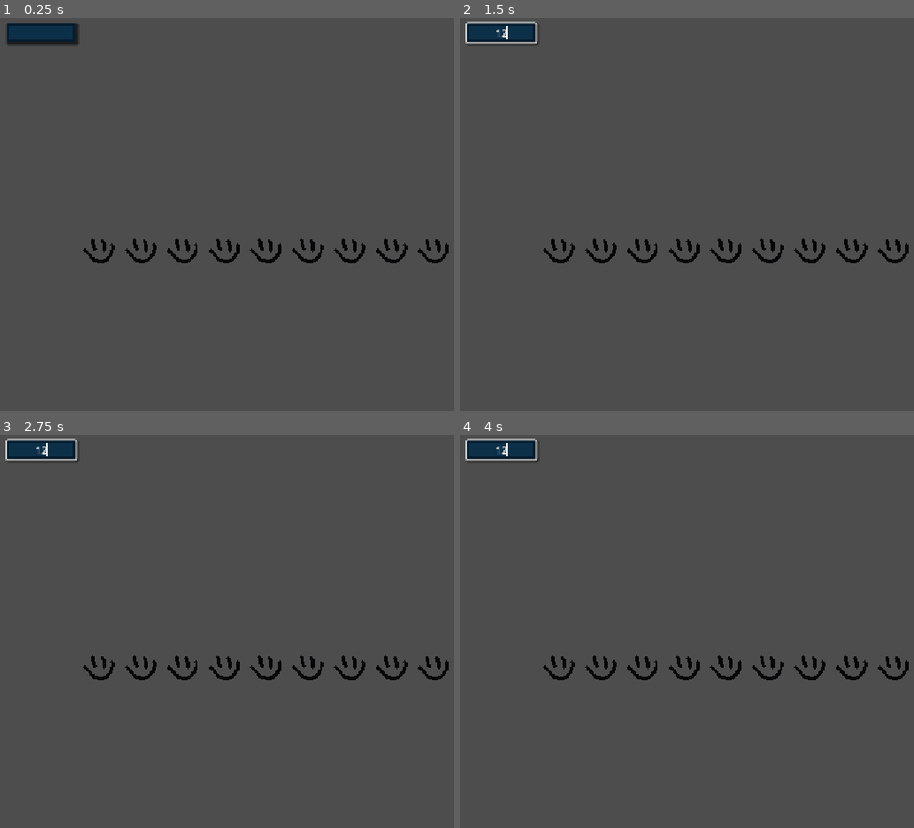
Above: before the commit, frames 1-4 (two rows, left to right).
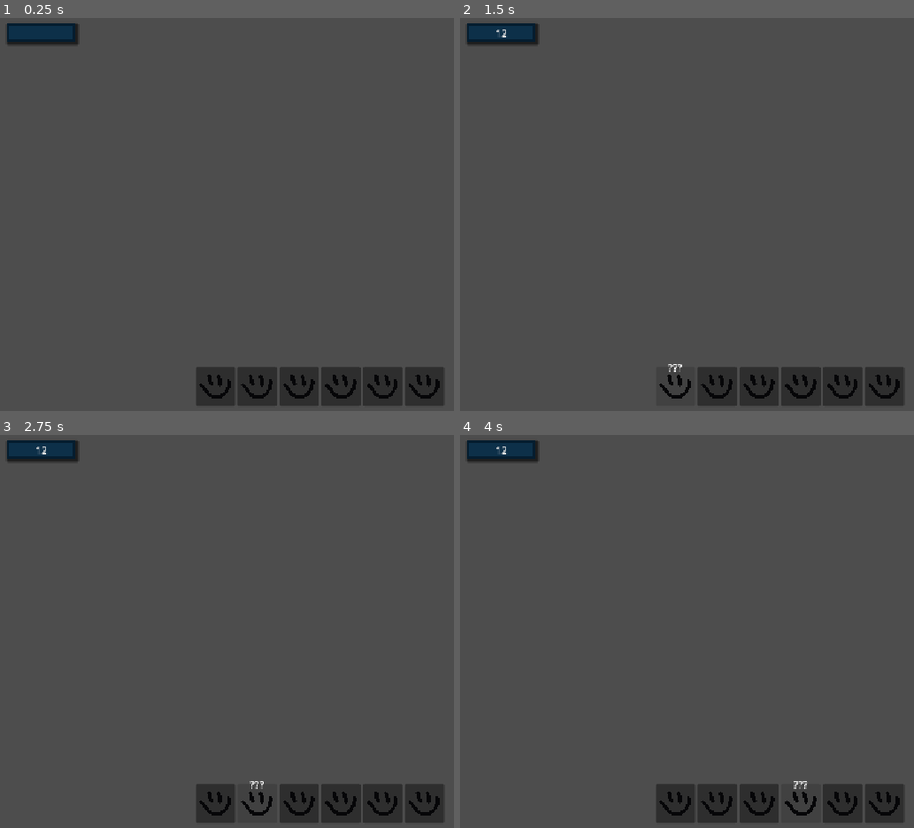
Above: after the commit, the same moments.

Repository: cherryreaper/What-Are-You-Saying
Game: Godot game, scene res://DEBUG/DEBUG_MAIN.tscn
The game is run twice, just before and just after one commit, with the same random seed, the same clock (stepped at 60 frames per second) and the same inputs.
Inputs (mouse positions are in pixels of both pictures, inside the frame that each line leads up to):
- Up to frame 1 (0.25 s): no input
- Up to frame 2 (1.5 s): click (500, 33) at 0.52 s; type "12" at 0.6 s; click (673, 387) at 1.27 s
- Up to frame 3 (2.75 s): click (258, 804) at 2.02 s
- Up to frame 4 (4 s): click (759, 804) at 2.77 s; click (800, 804) at 3.52 s

The runs differ from the first frame. In frame 1, 6.2% of the frame differs, in the area x 18-99%, y 56-99%; in frame 2, 5.8%; in frame 3, 5.8%; in frame 4, 5.8%.
Error before the commit: Invalid assignment of property or key 'player_guess' with value of type 'String' on a base object of type 'Nil'. (res://DEBUG/debug_main.gd:20)
Error after the commit: Invalid assignment of property or key 'player_guess' with value of type 'String' on a base object of type 'Nil'. (res://DEBUG/debug_main.gd:27)

Commit message:
WIP Puzzle Parse System

Diff:
--- a/DEBUG/DEBUG_MAIN.tscn
+++ b/DEBUG/DEBUG_MAIN.tscn
@@ -2,15 +2,88 @@
 
 [ext_resource type="Script" uid="uid://c47jbe88cwnbh" path="res://DEBUG/debug_main.gd" id="1_0ukl2"]
 [ext_resource type="Theme" uid="uid://bpve5arrghm3u" path="res://Art/UI_Themes/Main_UI_Theme.tres" id="2_rlasa"]
+[ext_resource type="PackedScene" uid="uid://c4h3cim0i1ste" path="res://Scenes/Abstracts/Abstract_Symbol.tscn" id="2_suc8q"]
+[ext_resource type="PackedScene" uid="uid://dbvl0d5mb2ysw" path="res://Scenes/UI/SymbolButton.tscn" id="3_vlic3"]
 
 [node name="DebugMain" type="Node2D" unique_id=507934101]
 script = ExtResource("1_0ukl2")
 
+[node name="GridContainer" type="GridContainer" parent="." unique_id=857959154]
+offset_left = 821.0
+offset_top = 88.0
+offset_right = 1021.0
+offset_bottom = 424.0
+columns = 3
+
+[node name="AbstractSymbol" parent="GridContainer" unique_id=325573044 instance=ExtResource("2_suc8q")]
+layout_mode = 2
+
+[node name="AbstractSymbol2" parent="GridContainer" unique_id=611327399 instance=ExtResource("2_suc8q")]
+layout_mode = 2
+
+[node name="AbstractSymbol3" parent="GridContainer" unique_id=1927380578 instance=ExtResource("2_suc8q")]
+layout_mode = 2
+
+[node name="AbstractSymbol4" parent="GridContainer" unique_id=1452075920 instance=ExtResource("2_suc8q")]
+layout_mode = 2
+
+[node name="AbstractSymbol5" parent="GridContainer" unique_id=818794187 instance=ExtResource("2_suc8q")]
+layout_mode = 2
+
+[node name="AbstractSymbol6" parent="GridContainer" unique_id=1074019613 instance=ExtResource("2_suc8q")]
+layout_mode = 2
+
+[node name="AbstractSymbol7" parent="GridContainer" unique_id=273764190 instance=ExtResource("2_suc8q")]
+layout_mode = 2
+
+[node name="AbstractSymbol8" parent="GridContainer" unique_id=1650558197 instance=ExtResource("2_suc8q")]
+layout_mode = 2
+
+[node name="AbstractSymbol9" parent="GridContainer" unique_id=1034702533 instance=ExtResource("2_suc8q")]
+layout_mode = 2
+
+[node name="AbstractSymbol10" parent="GridContainer" unique_id=1454136410 instance=ExtResource("2_suc8q")]
+layout_mode = 2
+
+[node name="AbstractSymbol11" parent="GridContainer" unique_id=61429314 instance=ExtResource("2_suc8q")]
+layout_mode = 2
+
+[node name="AbstractSymbol12" parent="GridContainer" unique_id=1517476680 instance=ExtResource("2_suc8q")]
+layout_mode = 2
+
+[node name="AbstractSymbol13" parent="GridContainer" unique_id=273991900 instance=ExtResource("2_suc8q")]
+layout_mode = 2
+
+[node name="AbstractSymbol14" parent="GridContainer" unique_id=1385084711 instance=ExtResource("2_suc8q")]
+layout_mode = 2
+
+[node name="AbstractSymbol15" parent="GridContainer" unique_id=881352267 instance=ExtResource("2_suc8q")]
+layout_mode = 2
+
 [node name="HBoxContainer" type="HBoxContainer" parent="." unique_id=828993586]
-offset_left = 183.0
-offset_top = 348.0
-offset_right = 476.0
-offset_bottom = 388.0
+offset_left = 45.0
+offset_top = 568.0
+offset_right = 1104.0
+offset_bottom = 632.0
+alignment = 1
+
+[node name="SymbolButton" parent="HBoxContainer" unique_id=1533295239 instance=ExtResource("3_vlic3")]
+layout_mode = 2
+
+[node name="SymbolButton2" parent="HBoxContainer" unique_id=399038853 instance=ExtResource("3_vlic3")]
+layout_mode = 2
+
+[node name="SymbolButton3" parent="HBoxContainer" unique_id=1825018307 instance=ExtResource("3_vlic3")]
+layout_mode = 2
+
+[node name="SymbolButton4" parent="HBoxContainer" unique_id=822971669 instance=ExtResource("3_vlic3")]
+layout_mode = 2
+
+[node name="SymbolButton5" parent="HBoxContainer" unique_id=1467306885 instance=ExtResource("3_vlic3")]
+layout_mode = 2
+
+[node name="SymbolButton6" parent="HBoxContainer" unique_id=1312440276 instance=ExtResource("3_vlic3")]
+layout_mode = 2
 
 [node name="LineEdit" type="LineEdit" parent="." unique_id=1914910769]
 anchors_preset = 8
--- a/DEBUG/debug_main.gd
+++ b/DEBUG/debug_main.gd
@@ -1,7 +1,7 @@
 extends Node2D
 
 
-const test_word = "Smile"
+const test_word = "Active"
 var test_word_id : int = 0
 
 
@@ -10,9 +10,16 @@
 
 
 
-	for i in range(1, 10):
-		$HBoxContainer.add_child(SymbolManager.create_symbol_object(test_word))
-	pass # Replace with function body.
+	for child in $GridContainer.get_children():
+		child.queue_free()
+
+
+
+
+
+	#for i in range(1, 10):
+		#$HBoxContainer.add_child(SymbolManager.create_symbol_object(test_word))
+	#pass # Replace with function body.
 
 
 func _on_line_edit_text_changed(new_text: String) -> void:
--- /dev/null
+++ b/Data/Puzzles.json
@@ -0,0 +1,42 @@
+{
+  "emma_p1_0": {
+	"Modifier": "personal",
+	"Primary": "name",
+	"Descriptive": null
+  },
+  "emma_p1_1": {
+	"Modifier": null,
+	"Primary": "Emma",
+	"Descriptive": null
+  },
+  "leo_p2_0": {
+	"Modifier": null,
+	"Primary": "question",
+	"Descriptive": "method"
+  },
+  "leo_p2_1": {
+	"Modifier": "personal",
+	"Primary": "identifier",
+	"Descriptive": null
+  },
+  "leo_p2_2": {
+	"Modifier": "active",
+	"Primary": "active",
+	"Descriptive": null
+  },
+  "leo_p2_3": {
+	"Modifier": "impersonal",
+	"Primary": "group",
+	"Descriptive": "near"
+  },
+  "leo_p2_4": {
+	"Modifier": "active",
+	"Primary": "feeling",
+	"Descriptive": "positive"
+  },
+  "leo_p2_5": {
+	"Modifier": "personal",
+	"Primary": "identifier",
+	"Descriptive": null
+  }
+}
--- a/Data/WAYS Symbols.json
+++ b/Data/WAYS Symbols.json
@@ -1,24 +1,74 @@
 {
   "Symbol Data": {
-	"Smile": {
+	"Name": {
 	  "ID": 0,
-	  "SPRITE_PATH": "res://Art/PLACEHOLDERS/Test_Smile.png",
-	  "SYMBOL_TYPE": null
+	  "SYMBOL_TYPE": "primary",
+	  "SPRITE_PATH": "res://Art/PLACEHOLDERS/Name_Placeholder.png"
 	},
-	"Smudge": {
+	"Work": {
 	  "ID": 1,
-	  "SPRITE_PATH": "res://Art/PLACEHOLDERS/Test_Smudge2.png",
-	  "SYMBOL_TYPE": null
+	  "SYMBOL_TYPE": "primary",
+	  "SPRITE_PATH": "res://Art/PLACEHOLDERS/Work_Placeholder.png"
 	},
-	"Squiggle": {
+	"Identifier": {
 	  "ID": 2,
-	  "SPRITE_PATH": "res://Art/PLACEHOLDERS/Test_Smudge.png",
-	  "SYMBOL_TYPE": null
+	  "SYMBOL_TYPE": "primary",
+	  "SPRITE_PATH": "res://Art/PLACEHOLDERS/Identifier_Placeholder.png"
+	},
+	"Active": {
+	  "ID": 3,
+	  "SYMBOL_TYPE": "multiple",
+	  "SPRITE_PATH": "res://Art/PLACEHOLDERS/Active_Placeholder.png"
+	},
+	"Group": {
+	  "ID": 4,
+	  "SYMBOL_TYPE": "primary",
+	  "SPRITE_PATH": "res://Art/PLACEHOLDERS/Group_Placeholder.png"
+	},
+	"Feeling": {
+	  "ID": 5,
+	  "SYMBOL_TYPE": "primary",
+	  "SPRITE_PATH": "res://Art/PLACEHOLDERS/Feeling_Placeholder.png"
+	},
+	"Personal": {
+	  "ID": 6,
+	  "SYMBOL_TYPE": "modifier",
+	  "SPRITE_PATH": "res://Art/PLACEHOLDERS/Personal_Placeholder.png"
+	},
+	"Impersonal": {
+	  "ID": 7,
+	  "SYMBOL_TYPE": "modifier",
+	  "SPRITE_PATH": "res://Art/PLACEHOLDERS/Impersonal_Placeholder.png"
+	},
+	"Method": {
+	  "ID": 8,
+	  "SYMBOL_TYPE": "specific",
+	  "SPRITE_PATH": "res://Art/PLACEHOLDERS/Method_Placeholder.png"
+	},
+	"Near": {
+	  "ID": 9,
+	  "SYMBOL_TYPE": "specific",
+	  "SPRITE_PATH": "res://Art/PLACEHOLDERS/Near_Placeholder.png"
+	},
+	"Far": {
+	  "ID": 10,
+	  "SYMBOL_TYPE": "specific",
+	  "SPRITE_PATH": "res://Art/PLACEHOLDERS/Far_Placeholder.png"
+	},
+	"Positive": {
+	  "ID": 11,
+	  "SYMBOL_TYPE": "specific",
+	  "SPRITE_PATH": "res://Art/PLACEHOLDERS/Positive_Placeholder.png"
+	},
+	"Negative": {
+	  "ID": 12,
+	  "SYMBOL_TYPE": "specific",
+	  "SPRITE_PATH": "res://Art/PLACEHOLDERS/Negative_Placeholder.png"
 	},
 	"": {
 	  "ID": 40,
-	  "SPRITE_PATH": null,
-	  "SYMBOL_TYPE": null
+	  "SYMBOL_TYPE": null,
+	  "SPRITE_PATH": null
 	}
   }
 }
--- a/Scenes/Abstracts/Abstract_Symbol.tscn
+++ b/Scenes/Abstracts/Abstract_Symbol.tscn
@@ -13,8 +13,8 @@
 offset_bottom = 5.6799965
 grow_horizontal = 2
 grow_vertical = 2
-size_flags_horizontal = 3
-size_flags_vertical = 3
+size_flags_horizontal = 4
+size_flags_vertical = 4
 script = ExtResource("1_n36nt")
 
 [node name="SymbolDisplay" type="TextureRect" parent="." unique_id=316244258]
--- /dev/null
+++ b/Scenes/UI/SymbolButton.tscn
@@ -0,0 +1,24 @@
+[gd_scene format=3 uid="uid://dbvl0d5mb2ysw"]
+
+[ext_resource type="PackedScene" uid="uid://c4h3cim0i1ste" path="res://Scenes/Abstracts/Abstract_Symbol.tscn" id="1_ghmaj"]
+[ext_resource type="Script" uid="uid://bumuug5r3i757" path="res://Scenes/UI/symbol_button.gd" id="1_sqof5"]
+
+[node name="SymbolButton" type="Button" unique_id=1533295239]
+custom_minimum_size = Vector2(64, 64)
+anchors_preset = -1
+anchor_right = 0.061000004
+anchor_bottom = 0.105000004
+offset_right = -0.27200317
+offset_bottom = -0.040000916
+script = ExtResource("1_sqof5")
+
+[node name="AbstractSymbol" parent="." unique_id=325573044 instance=ExtResource("1_ghmaj")]
+layout_mode = 1
+anchors_preset = 15
+anchor_right = 1.0
+anchor_bottom = 1.0
+offset_right = 0.0
+offset_bottom = 0.0
+
+[connection signal="mouse_entered" from="." to="." method="_on_mouse_entered"]
+[connection signal="mouse_exited" from="." to="." method="_on_mouse_exited"]
--- /dev/null
+++ b/Scenes/UI/Word_Inventory.tscn
@@ -0,0 +1,9 @@
+[gd_scene format=3 uid="uid://yrddivg1trrt"]
+
+[node name="WordInventory" type="Control" unique_id=441617361]
+layout_mode = 3
+anchors_preset = 15
+anchor_right = 1.0
+anchor_bottom = 1.0
+grow_horizontal = 2
+grow_vertical = 2
--- /dev/null
+++ b/Scenes/UI/symbol_button.gd
@@ -0,0 +1,22 @@
+extends Button
+
+
+@onready var symbol : Abstract_Symbol = $AbstractSymbol
+
+# Called when the node enters the scene tree for the first time.
+func _ready() -> void:
+	symbol.mouse_filter = Control.MOUSE_FILTER_IGNORE
+	pass # Replace with function body.
+
+
+# Called every frame. 'delta' is the elapsed time since the previous frame.
+func _process(delta: float) -> void:
+	pass
+
+
+func _on_mouse_entered() -> void:
+	symbol._on_mouse_entered()
+
+
+func _on_mouse_exited() -> void:
+	symbol._on_mouse_exited()
--- a/Singletons/symbol_manager.gd
+++ b/Singletons/symbol_manager.gd
@@ -4,9 +4,12 @@
 ## Class to handle reading Symbol data
 
 const SYMBOL_JSON_PATH = "res://Data/WAYS Symbols.json" ## Path to the JSON file for Symbol data
+const PUZZLE_JSON_PATH = "res://Data/Puzzles.json" ##Path to the JSON file for puzzle data
 
 var symbol_refrence = preload("res://Scenes/Abstracts/Abstract_Symbol.tscn")
 var _symbol_data : Dictionary ## Refrence to loaded symbol data as a Dict
+
+var _puzzle_data : Dictionary
 
 func _ready() -> void:
 	## Populate data from json
@@ -14,7 +17,9 @@
 		var json_as_text = FileAccess.get_file_as_string(SYMBOL_JSON_PATH)
 		_symbol_data = JSON.parse_string(json_as_text).values()[0]
 
-
+	if(not _puzzle_data):
+		var json_as_text = FileAccess.get_file_as_string(PUZZLE_JSON_PATH)
+		_puzzle_data = JSON.parse_string(json_as_text)
 
 ## Returns a symbol object from the dataset based on the word
 func create_symbol_object(word_id : String) -> Abstract_Symbol:
@@ -31,3 +36,35 @@
 		print("Symbol Word_ID is invalid!")
 
 	return symbol
+
+
+
+
+enum Phrase_Array_Index_Type {MODIFIER, PRIMARY, DESCRIPTIVE}
+
+## Returns a data object that represents how to display a phrase from a given puzzle ID
+func get_puzzle_phrase_from_id(id : String) -> Array[Array]:
+	var phrase_arr : Array[Array] = []
+	var part_index : int = 0
+
+
+
+
+
+
+	return phrase_arr
+
+	pass
+
+
+## Spawns in symbols from a phrase inside a calling control object
+func spawn_symbols_in_control_from_phrase(phrase : Array[Array], control_object : Control):
+
+	var type_index : Phrase_Array_Index_Type = 0
+
+	for colum in phrase:
+		for row in colum:
+			pass
+		pass
+
+	pass
Not shown, added: Art/PLACEHOLDERS/Active_Placeholder.png.import
Not shown, added: Art/PLACEHOLDERS/Far_Placeholder.png.import
Not shown, added: Art/PLACEHOLDERS/Feeling_Placeholder.png.import
Not shown, added: Art/PLACEHOLDERS/Group_Placeholder.png.import
Not shown, added: Art/PLACEHOLDERS/Identifier_Placeholder.png.import
Not shown, added: Art/PLACEHOLDERS/Impersonal_Placeholder.png.import
Not shown, added: Art/PLACEHOLDERS/Method_Placeholder.png.import
Not shown, added: Art/PLACEHOLDERS/Name_Placeholder.png.import
Not shown, added: Art/PLACEHOLDERS/Near_Placeholder.png.import
Not shown, added: Art/PLACEHOLDERS/Negative_Placeholder.png.import
Not shown, added: Art/PLACEHOLDERS/Personal_Placeholder.png.import
Not shown, added: Art/PLACEHOLDERS/Positive_Placeholder.png.import
(and 2 more such lines)
